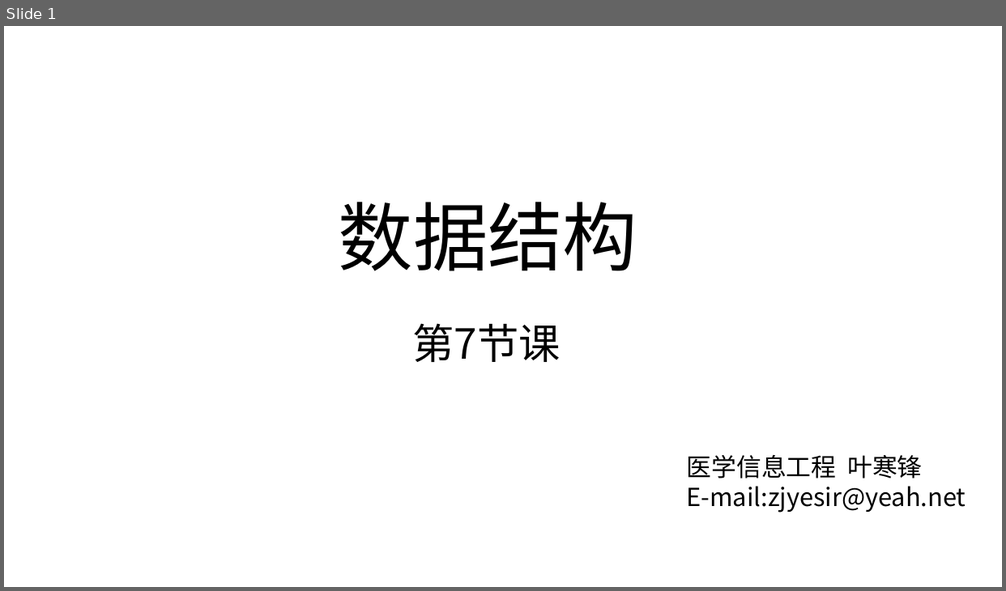
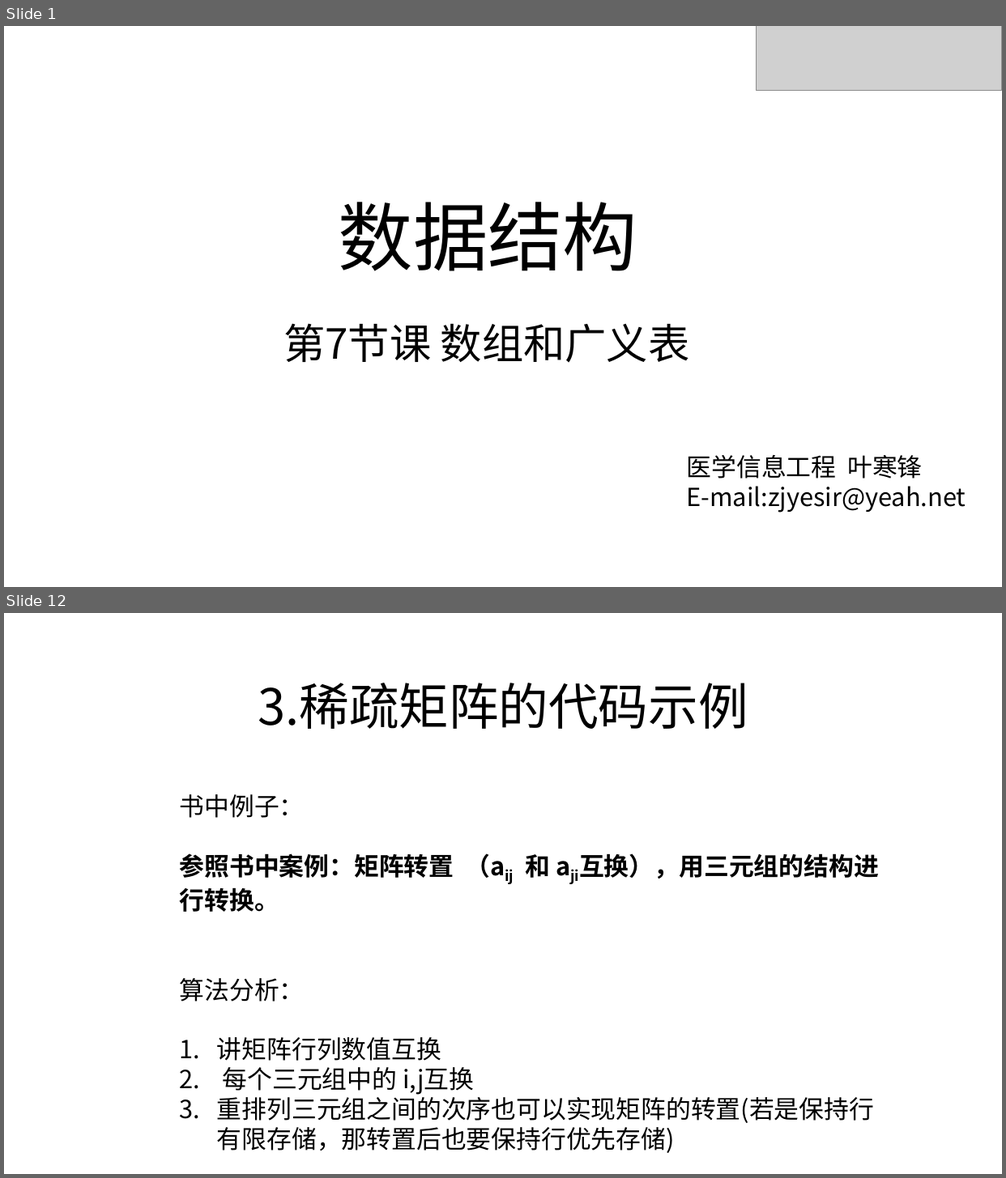
Before and after one commit to zjyesir/hmc_data_structure, a slide deck: ppt/5.数组和广义表.pptx. Shown one above the other, each under a label of ours: slide 1 before the commit, slides 1 and 12 after it; the slides between them are not shown. The pictures are 1006x591 and 1006x1178 pixels, drawn with LibreOffice and Linux fonts; fonts in the diff are those of the drawing; grey boxes stand for pictures; background and template pictures are left out. Boxes give left, top, right and bottom in pixels: in the first picture for what was removed or moved away, otherwise in the second. Text is boxed around its words. In the diff, an @@ line names an element or a change of style, - is before the commit and + after.

Commit message:
数组和线性表 ppt做完

```diff
--- a/ppt/5.数组和广义表.pptx
+++ b/ppt/5.数组和广义表.pptx
@@ slide 12 added at [4,613,1002,1174], background picture (left out) @@
@@ text added at [258,683,748,729], 48 pt, text #000000 @@
+3.稀疏矩阵的代码示例
@@ text added at [180,794,879,1153], 24 pt, text #000000 @@
+书中例子：
+参照书中案例：矩阵转置 （aij 和 aji互换），用三元组的结构进行转换。
+算法分析：
+1. 讲矩阵行列数值互换
+2. 每个三元组中的 i,j互换
+3. 重排列三元组之间的次序也可以实现矩阵的转置(若是保持行有限存储，那转置后也要保持行优先存储)
@@ slide 1 changed as well @@
@@ picture added at [756,26,1002,90] @@
@@ text at [283,323,690,363]: text changed @@
-第7节课
+第7节课 数组和广义表
```
Also in this commit, not shown: 3 other slides changed, 10 other slides added, 5 slides removed, 3 other files.
